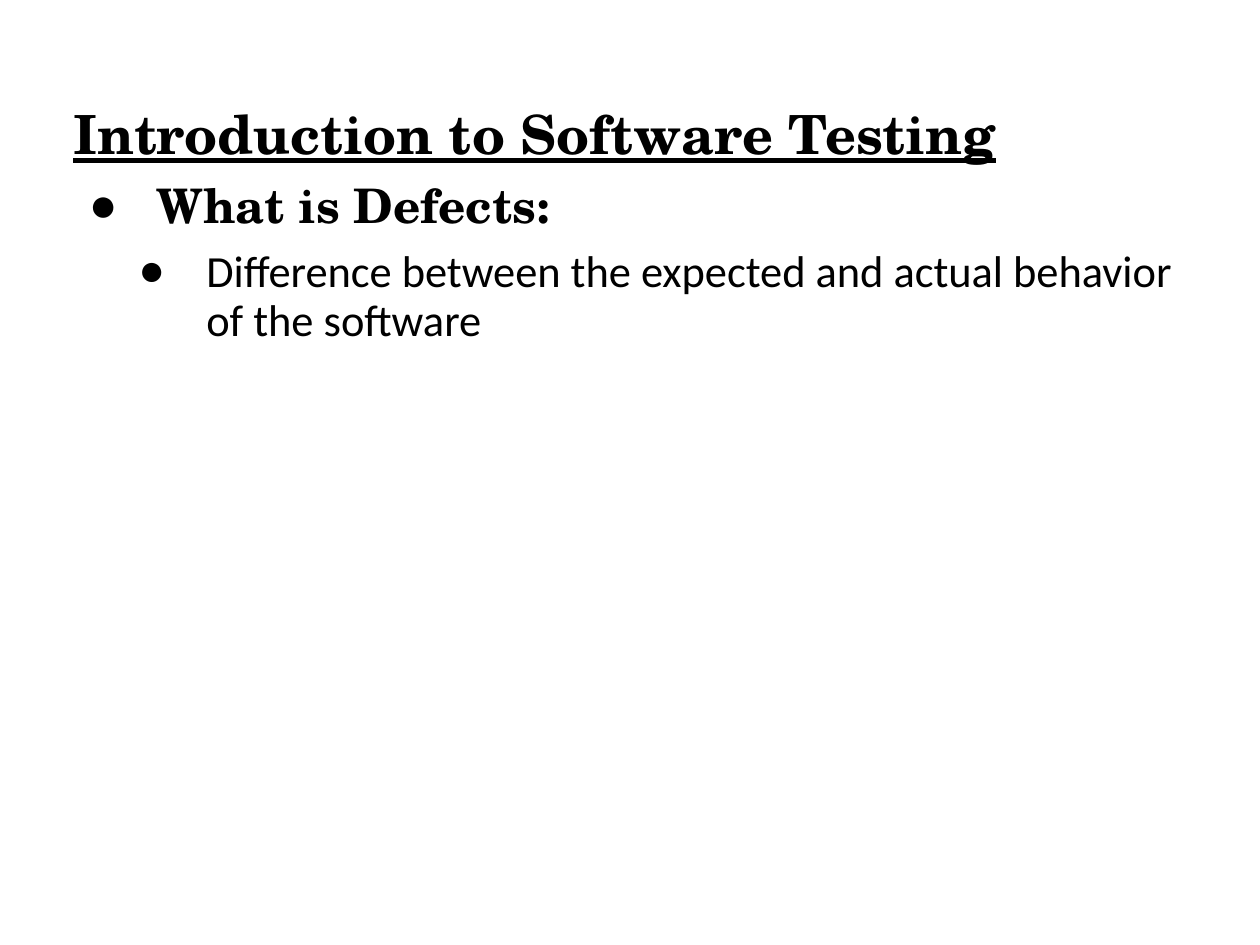
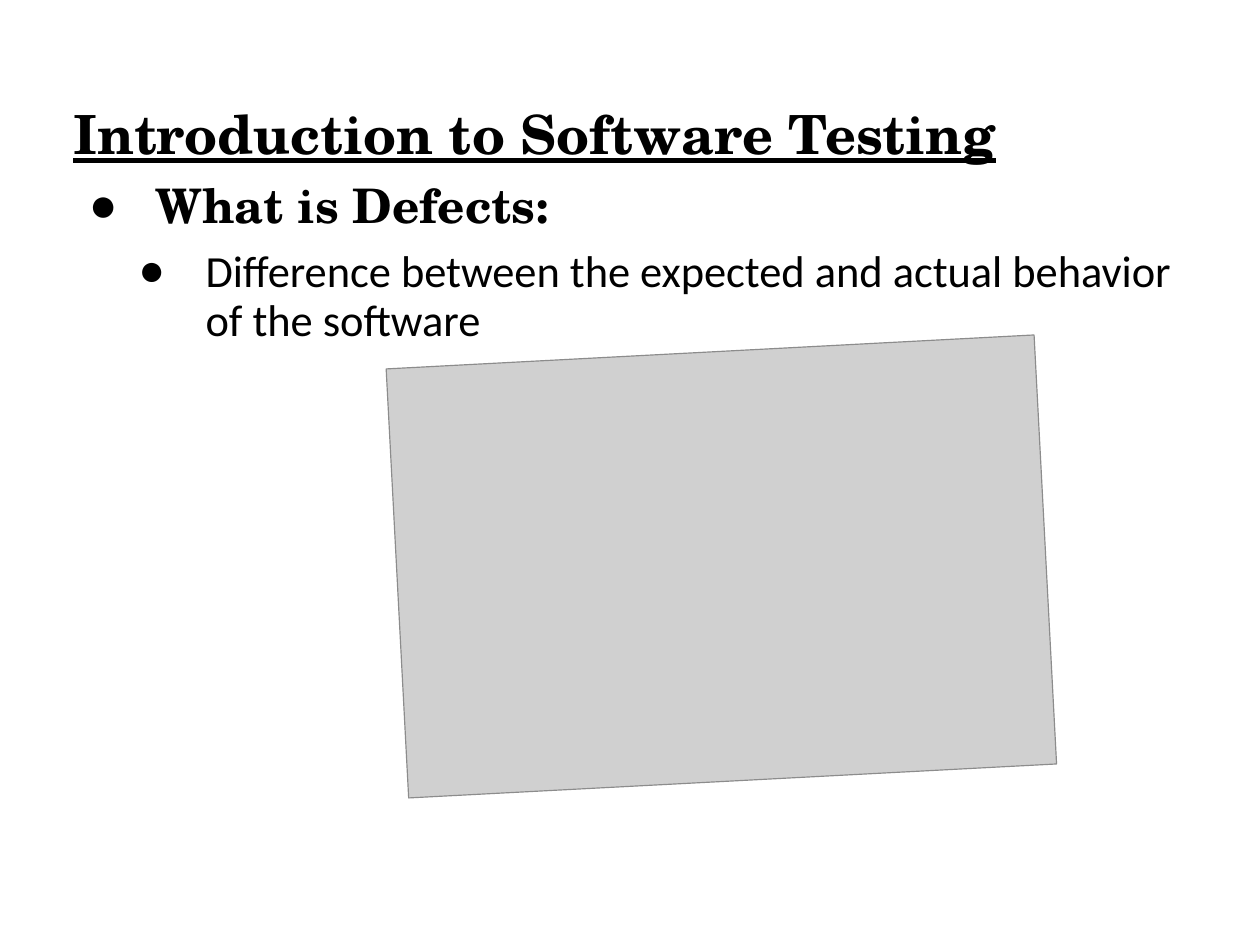
Before and after one commit to vprem99/Framework, a slide deck: slide 6 of Module1.ppt (slide 5 before the commit). Drawn at 1260x945 pixels with LibreOffice and Linux fonts; fonts in the diff are those of the drawing; grey boxes stand for pictures. Boxes give left, top, right and bottom in pixels: in the first picture for what was removed or moved away, otherwise in the second. Text is boxed around its words. In the diff, an @@ line names an element or a change of style, - is before the commit and + after.

```diff
--- a/Module1.ppt
+++ b/Module1.ppt
@@ text "What is Defects:" at (156,188,1170,337): indent changed @@
@@ picture added at (386,335,1057,799) @@
```
Also in this commit, not shown: 31 other slides changed, 14 slides added.
